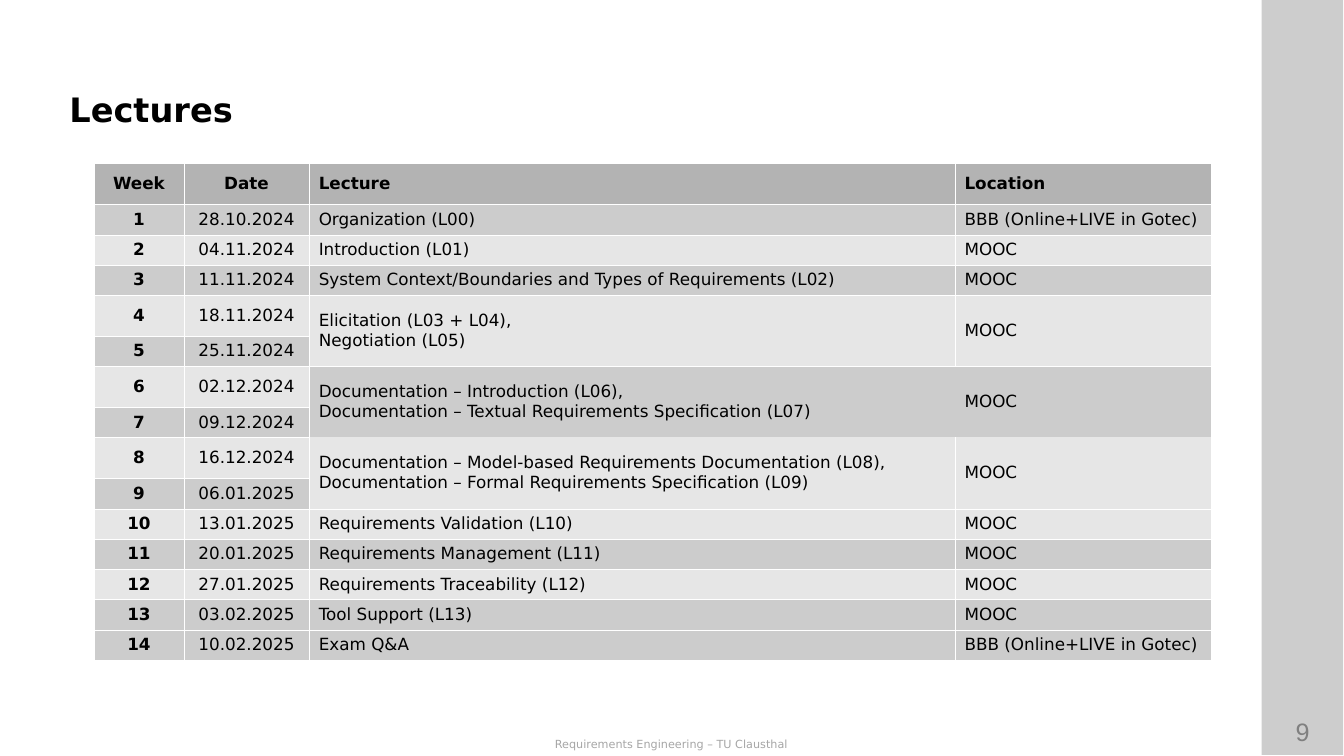
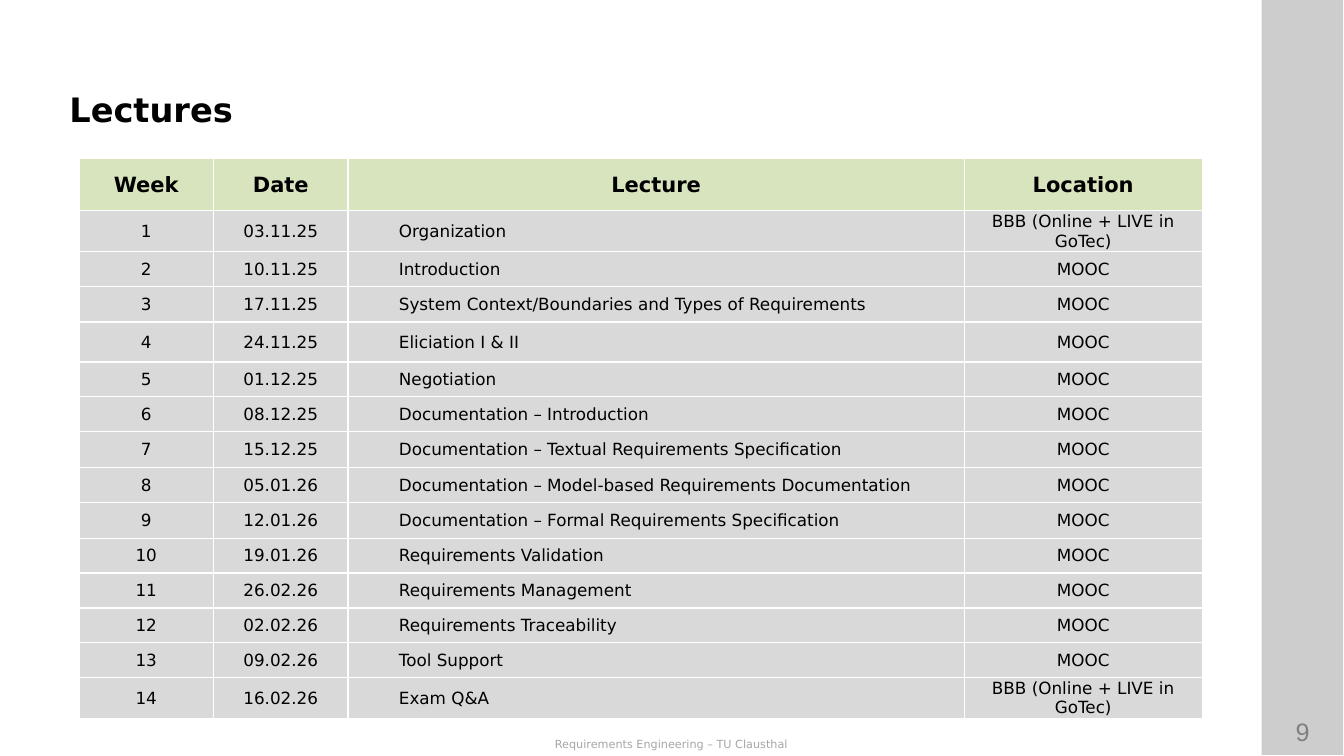
Before and after one commit to ETCE-LAB/teaching-material, a slide deck: slide 9 of Requirements-Engineering/RE-L00-Organization.pptx. Drawn at 1344x756 pixels with LibreOffice and Linux fonts; fonts in the diff are those of the drawing; background and template pictures are left out. Boxes give left, top, right and bottom in pixels: in the first picture for what was removed or moved away, otherwise in the second. Text is boxed around its words. In the diff, an @@ line names an element or a change of style, - is before the commit and + after.

```diff
--- a/Requirements-Engineering/RE-L00-Organization.pptx
+++ b/Requirements-Engineering/RE-L00-Organization.pptx
@@ table at (79,159,1202,719) @@
-row 2: 1 | 28.10.2024 | Organization (L00) | BBB (Online+LIVE in Gotec)
+row 2: 1 | 03.11.25 | Organization | BBB (Online + LIVE in GoTec)
-row 3, column 2: 04.11.2024
+row 3, column 2: 10.11.25
-row 3, column 3: Introduction (L01)
+row 3, column 3: Introduction
-row 4, column 2: 11.11.2024
+row 4, column 2: 17.11.25
-row 4, column 3: System Context/Boundaries and Types of Requirements (L02)
+row 4, column 3: System Context/Boundaries and Types of Requirements
-row 5, column 2: 18.11.2024
+row 5, column 2: 24.11.25
-row 5, column 3: Elicitation (L03 + L04), / Negotiation (L05)
+row 5, column 3: Eliciation I & II
-row 6: 5 | 25.11.2024 |  | 
+row 6: 5 | 01.12.25 | Negotiation | MOOC
-row 7, column 2: 02.12.2024
+row 7, column 2: 08.12.25
-row 7, column 3: Documentation – Introduction (L06), / Documentation – Textual Requirements Specification (L07)
+row 7, column 3: Documentation – Introduction
-row 8: 7 | 09.12.2024 |  | 
+row 8: 7 | 15.12.25 | Documentation – Textual Requirements Specification | MOOC
-row 9, column 2: 16.12.2024
+row 9, column 2: 05.01.26
-row 9, column 3: Documentation – Model-based Requirements Documentation (L08), / Documentation – Formal Requirements Specification (L09)
+row 9, column 3: Documentation – Model-based Requirements Documentation
-row 10: 9 | 06.01.2025 |  | 
+row 10: 9 | 12.01.26 | Documentation – Formal Requirements Specification | MOOC
-row 11, column 2: 13.01.2025
+row 11, column 2: 19.01.26
-row 11, column 3: Requirements Validation (L10)
+row 11, column 3: Requirements Validation
-row 12, column 2: 20.01.2025
+row 12, column 2: 26.02.26
-row 12, column 3: Requirements Management (L11)
+row 12, column 3: Requirements Management
-row 13, column 2: 27.01.2025
+row 13, column 2: 02.02.26
-row 13, column 3: Requirements Traceability (L12)
+row 13, column 3: Requirements Traceability
-row 14, column 2: 03.02.2025
+row 14, column 2: 09.02.26
-row 14, column 3: Tool Support (L13)
+row 14, column 3: Tool Support
-row 15, column 2: 10.02.2025
+row 15, column 2: 16.02.26
-row 15, column 4: BBB (Online+LIVE in Gotec)
+row 15, column 4: BBB (Online + LIVE in GoTec)
@@ fill #B3B3B3 to #D7E4BD in row 1 @@
@@ fill #CCCCCC to #D9D9D9 in 28 cells @@
@@ fill #E6E6E6 to #D9D9D9 in 22 cells @@
@@ size 12 to 15 pt in "Week", "Date", "Lecture", "Location" @@
@@ bold off in "1", "2", "3", "4" and 10 more places @@
@@ alignment left to centre @@
@@ list level 1 to 2 in "Exam Q&A" @@
@@ borders changed @@
@@ table: place and size @@
-table at (94,163,1212,656)
+table at (79,159,1202,719)
```
Also in this commit, not shown: 3 other slides changed, 5 other files.
